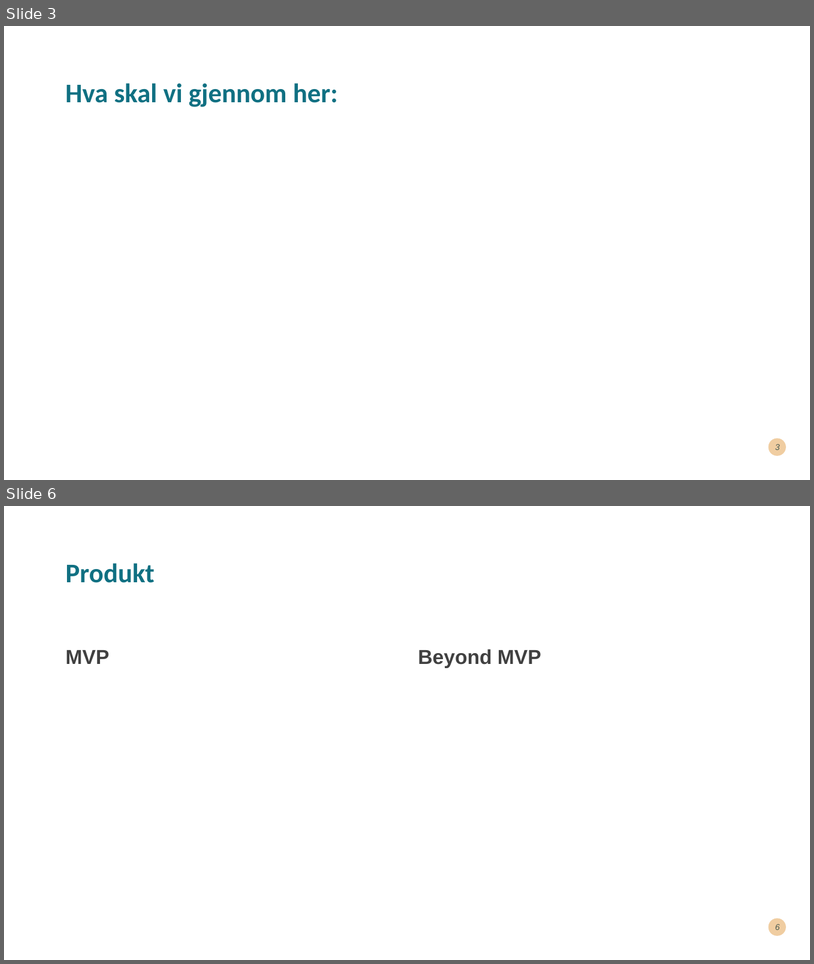
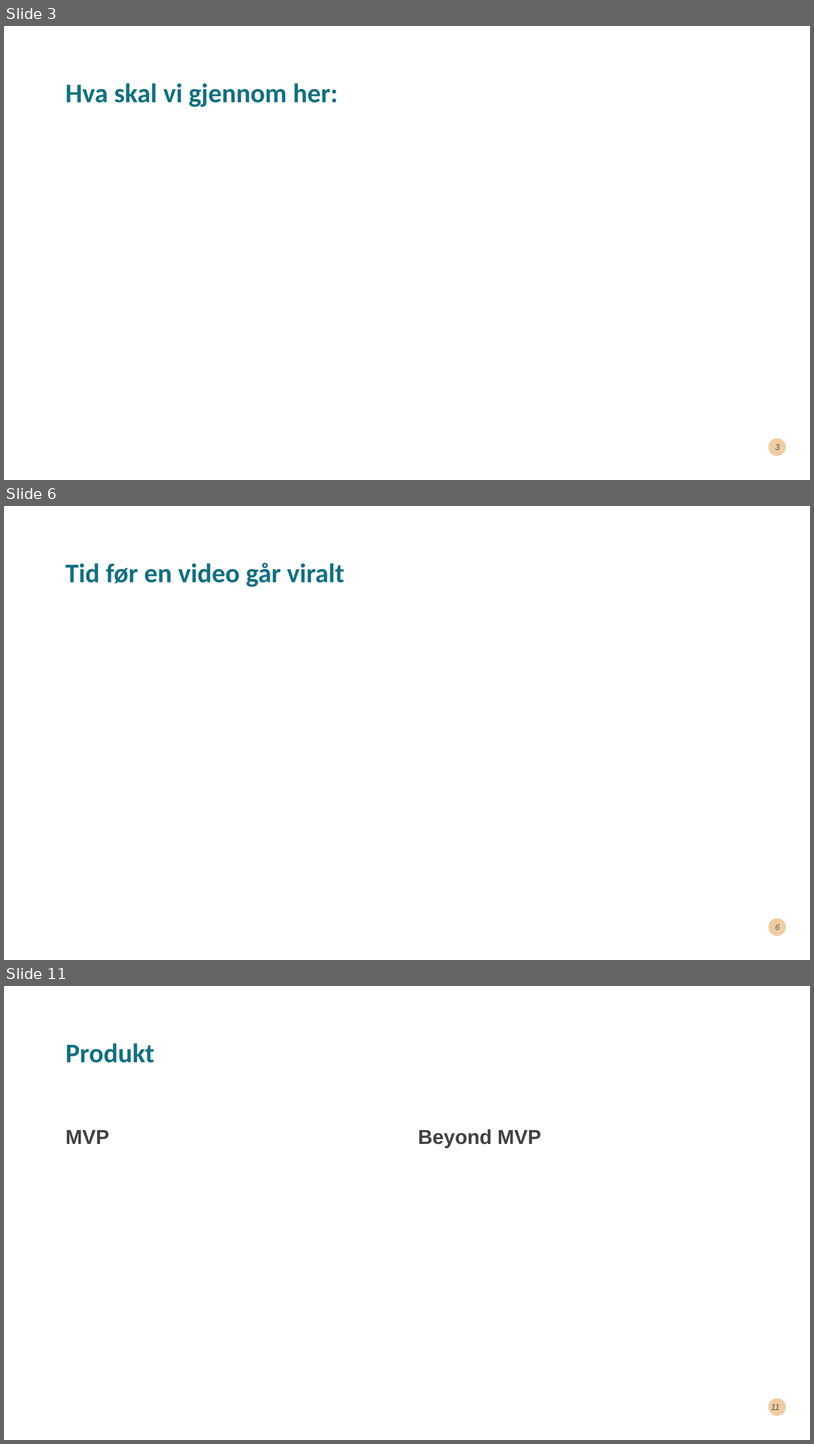
Before and after one commit to M4rieH/graduation_project, a slide deck: jama_presentation.pptx. Shown one above the other, each under a label of ours: slides 3 and 6 before the commit, slides 3, 6 and 11 after it; the slides between them are not shown. The pictures are 814x964 and 814x1444 pixels, drawn with LibreOffice and Linux fonts; fonts in the diff are those of the drawing. Boxes give left, top, right and bottom in pixels: in the first picture for what was removed or moved away, otherwise in the second. Text is boxed around its words. In the diff, an @@ line names an element or a change of style, - is before the commit and + after.

```diff
--- a/jama_presentation.pptx
+++ b/jama_presentation.pptx
@@ slide 6 added at (x1=4, y1=506, x2=810, y2=960), background #FFFFFF; not listed: 1 template element that a slide beside it also shows @@
@@ title added at (x1=65, y1=562, x2=345, y2=587), 32 pt, text #107082, bold @@
+Tid før en video går viralt
@@ page number added at (x1=776, y1=924, x2=780, y2=930), 10 pt, text #00292E at 70% opacity, italic @@
+6
@@ what was slide 6 is now slide 11 @@
@@ page number at (x1=771, y1=1404, x2=780, y2=1410): text changed @@
-6
+11
```
Also in this commit, not shown: 5 other slides added, 1 slide removed, 1 other file.
